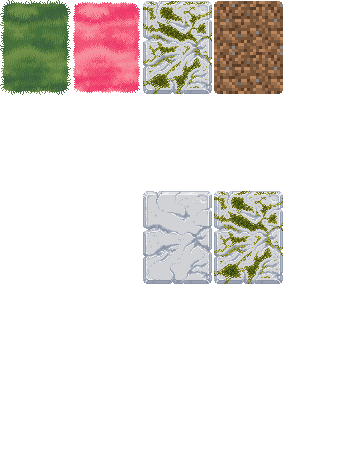
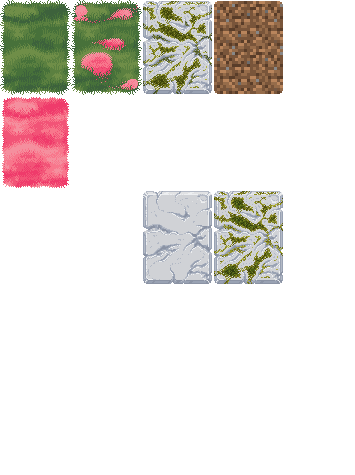
Revision of a layered 355 × 475 image; what changed, layer by layer:
painted on "Grass" over (x1=2, y1=0, x2=142, y2=188)
added layer "Stone Light" above "Moss Overlay" over (x1=143, y1=1, x2=212, y2=94)
renamed "e_umas.png" to "Stone Base", painted on it over (x1=143, y1=1, x2=212, y2=94)
